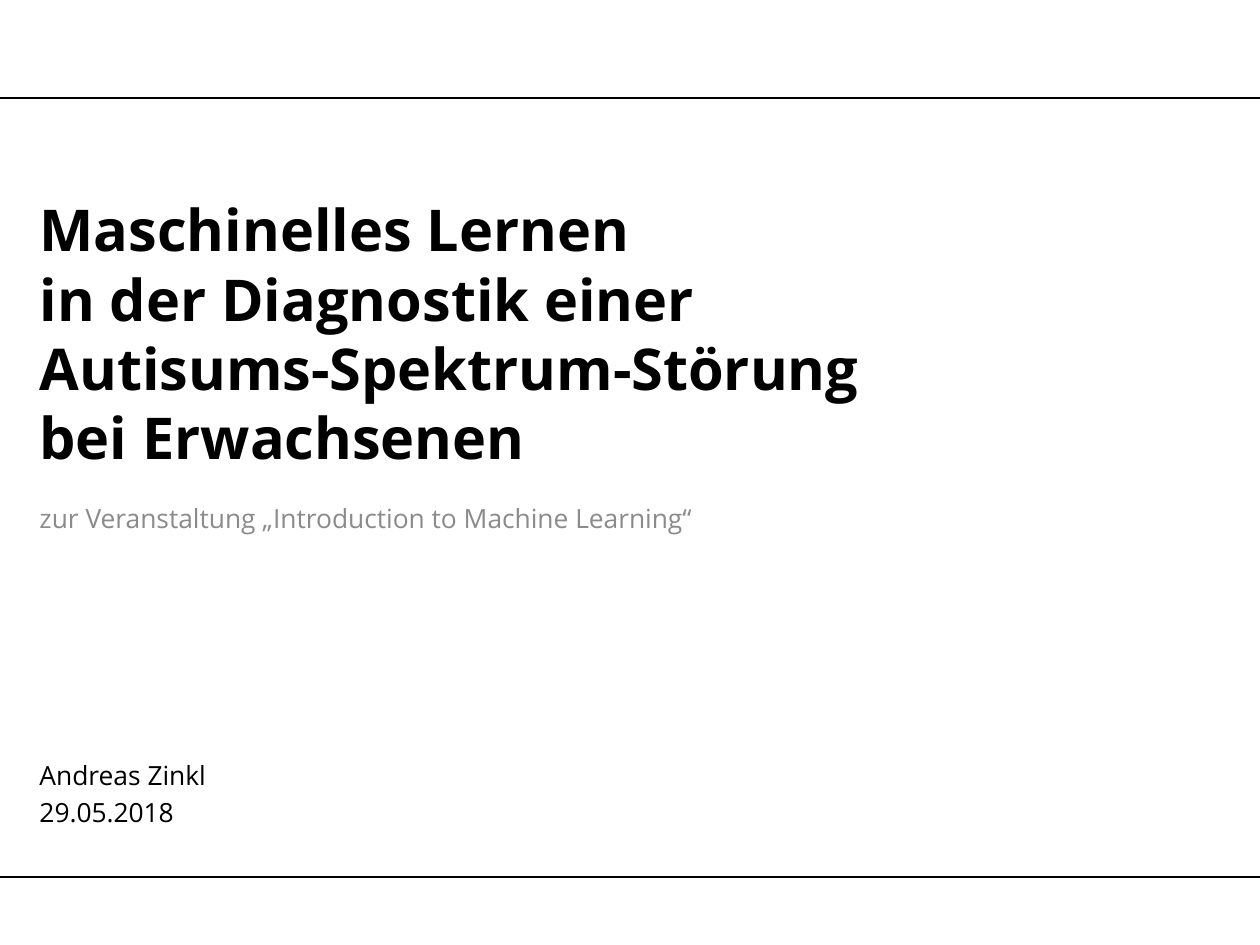
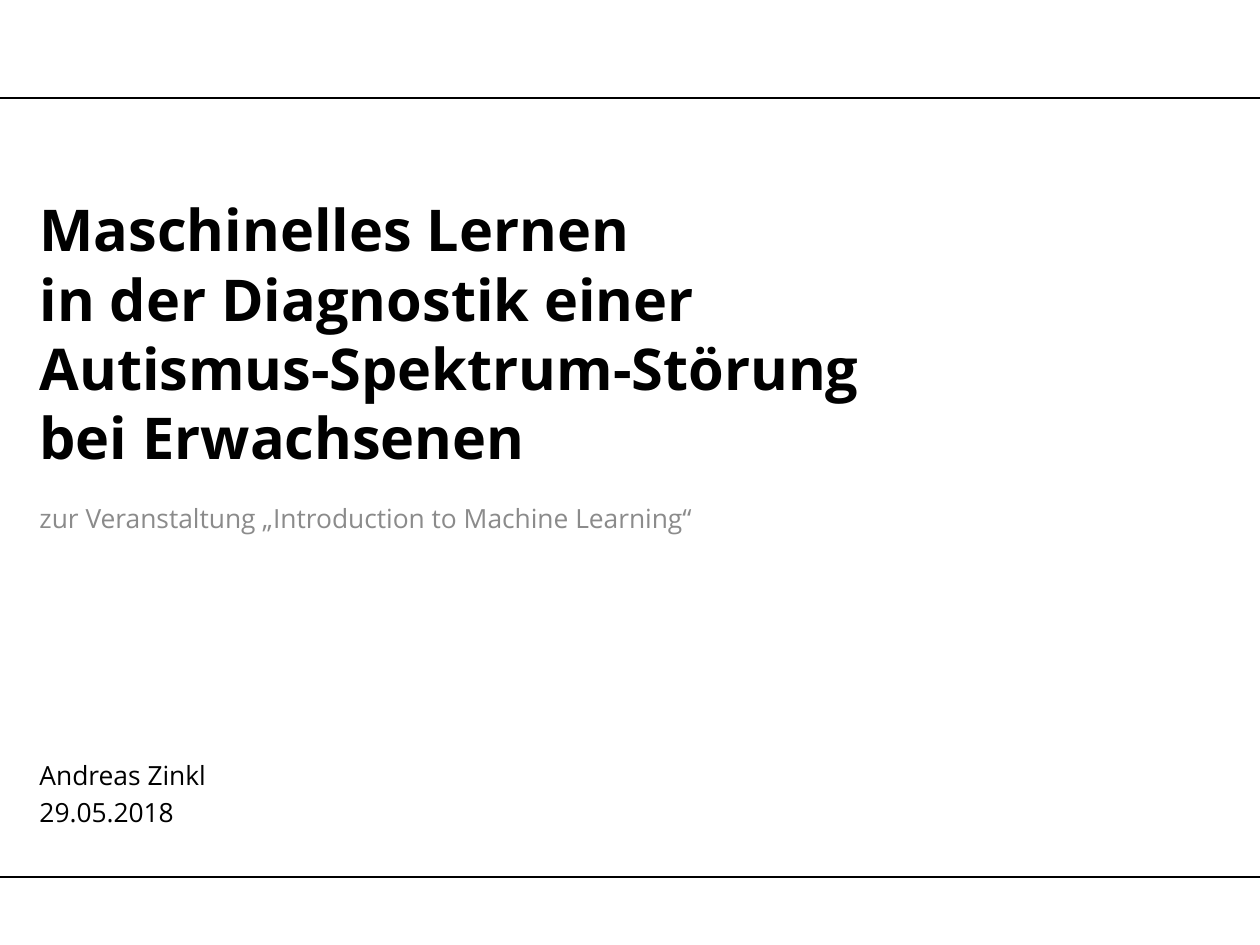
Before and after one commit to zinklandi/Autism_Classification_Paper, a slide deck: slide 1 of IML-Praesentation.pptx. Drawn at 1260x945 pixels with LibreOffice and Linux fonts; fonts in the diff are those of the drawing; background and template pictures are left out. Boxes give left, top, right and bottom in pixels: in the first picture for what was removed or moved away, otherwise in the second. Text is boxed around its words. In the diff, an @@ line names an element or a change of style, - is before the commit and + after.

```diff
--- a/IML-Praesentation.pptx
+++ b/IML-Praesentation.pptx
@@ title at bbox=[39, 207, 858, 460]: text changed @@
-Maschinelles Lernen
-in der Diagnostik einer
-Autisums-Spektrum-Störung
-bei Erwachsenen
+Maschinelles Lernen
+in der Diagnostik einer
+Autismus-Spektrum-Störung
+bei Erwachsenen
```
Also in this commit, not shown: 6 other slides changed.
